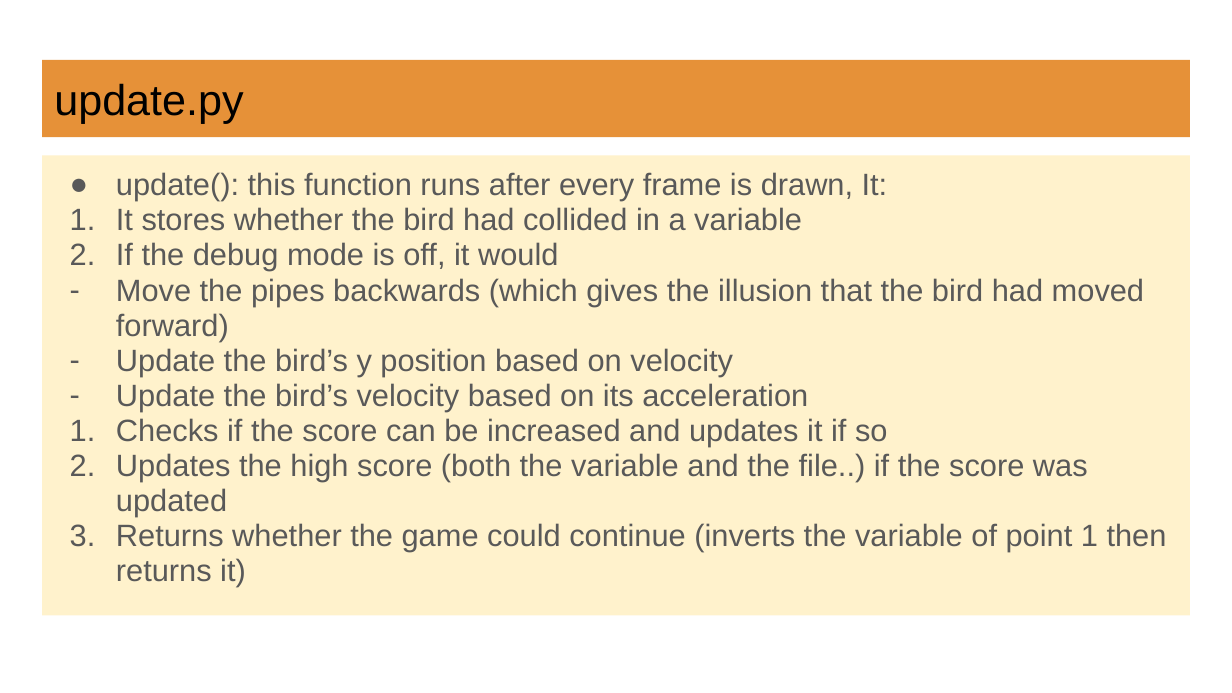
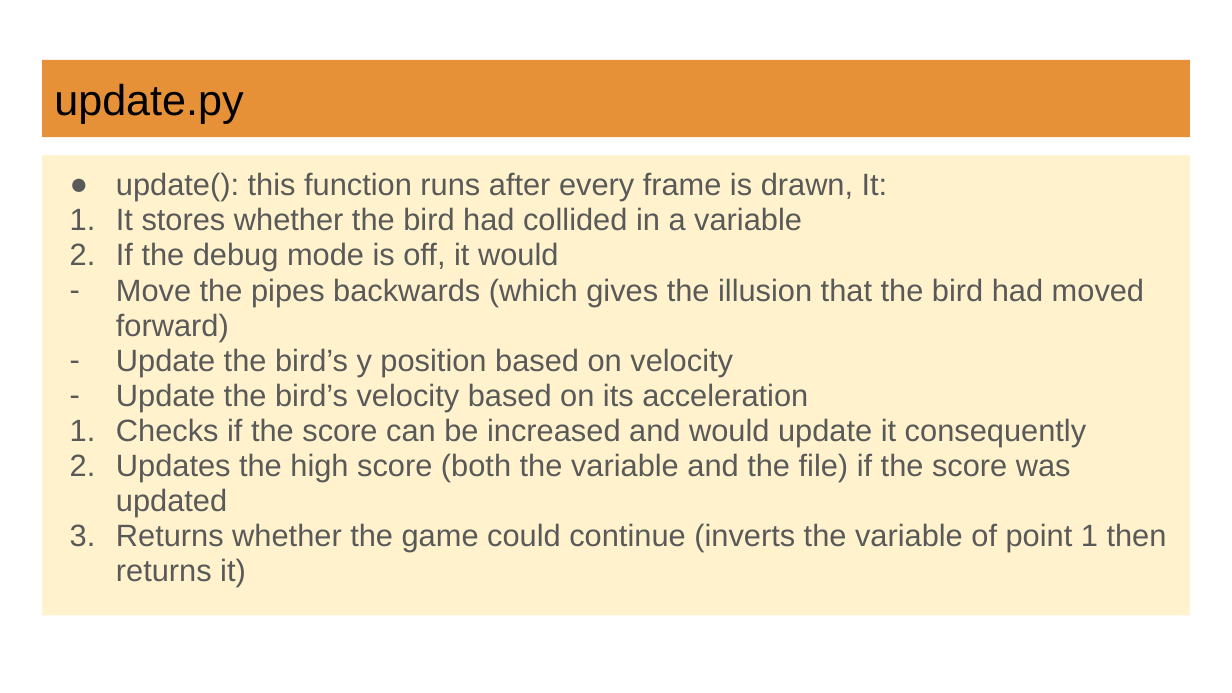
Before and after one commit to Rusomati/flappy_bird, a slide deck: slide 22 of flappy bird documentation.pptx. Drawn at 1232x693 pixels with LibreOffice and Linux fonts; fonts in the diff are those of the drawing. Boxes give left, top, right and bottom in pixels: in the first picture for what was removed or moved away, otherwise in the second. Text is boxed around its words. In the diff, an @@ line names an element or a change of style, - is before the commit and + after.

```diff
--- a/flappy bird documentation.pptx
+++ b/flappy bird documentation.pptx
@@ text at [116,418,1086,517]: text changed @@
-1. Checks if the score can be increased and updates it if so
-2. Updates the high score (both the variable and the file..) if the score was updated
+1. Checks if the score can be increased and would update it consequently
+2. Updates the high score (both the variable and the file) if the score was updated
```
Also in this commit, not shown: 23 other slides changed, 1 other file.
